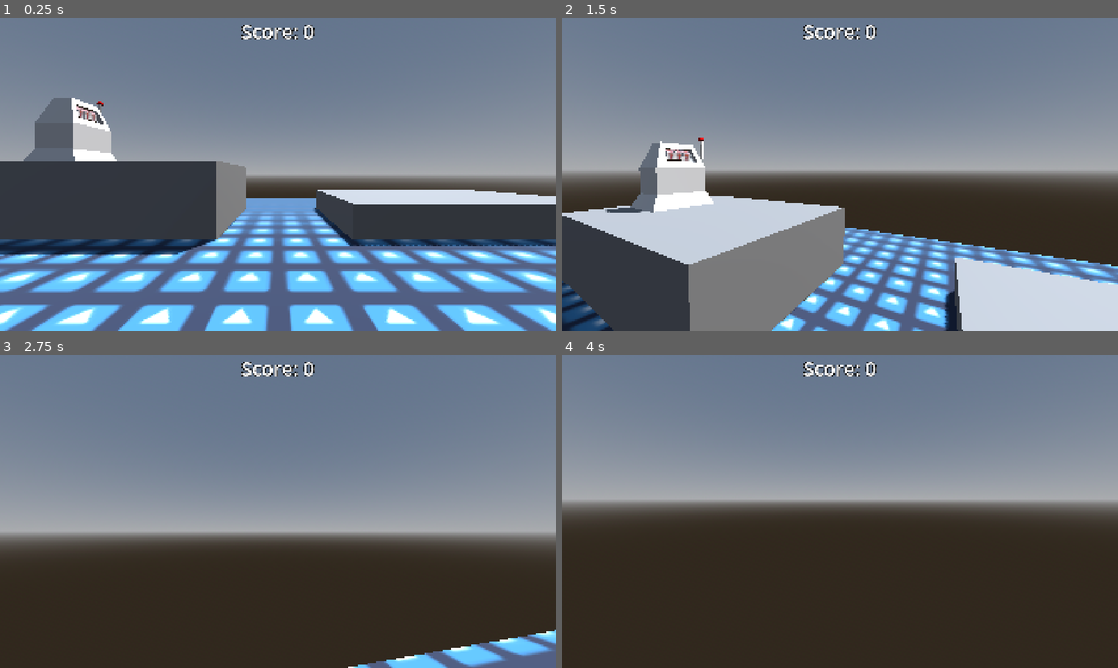
Above: before the commit, frames 1-4 (two rows, left to right).
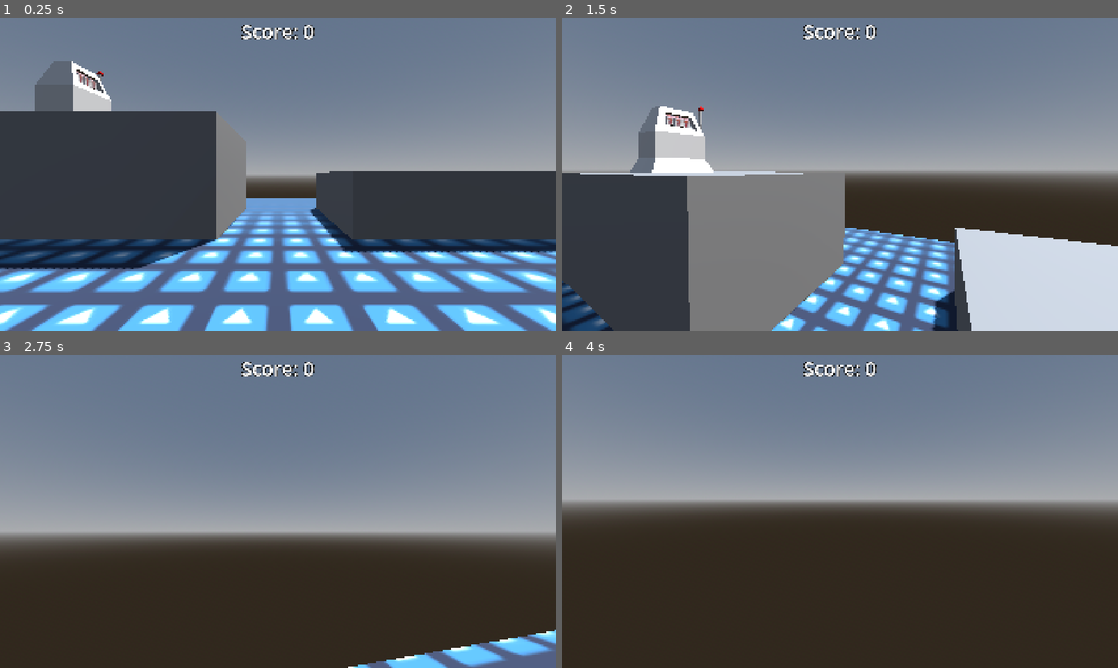
Above: after the commit, the same moments.

Repository: dani3ljh/Gambling-Addiction-Simulator
Game: Godot game, scene res://Scenes/main.tscn
Two runs of this game, one before a commit and one after it. Both use one fixed random seed, a clock stepped at 60 frames per second and the inputs below. The engine's default icon, where the game draws it, is replaced by a stand-in: a white triangle on a blue panel in a dark square.
Inputs (mouse positions are in pixels of both pictures, inside the frame that each line leads up to):
- Up to frame 1 (0.25 s): no input
- Up to frame 2 (1.5 s): tap Enter at 0.5 s; move the mouse to (867, 174) at 0.52 s; hold W (up) from 0.53 s (still down); tap E (interact) at 0.6, 1.35 s; tap Space (jump) at 0.77 s; move the mouse to (812, 174) at 1.27 s
- Up to frame 3 (2.75 s): keep holding W (up); tap Space (jump) at 1.52 s; move the mouse to (289, 505) at 2.02 s; hold Shift (sprint) from 2.03 s (still down); tap E (interact) at 2.3 s
- Up to frame 4 (4 s): keep holding W (up); move the mouse to (834, 517) at 2.77 s; release Shift (sprint) at 2.78 s; tap E (interact) at 2.85, 3.6 s; tap Space (jump) at 3.02, 3.5, 3.77 s; move the mouse to (878, 514) at 3.52 s

The runs differ from the first frame. In frame 1, 15% of the frame differs, in the area x 0-100%, y 13-81%; in frame 2, 16%, in the area x 0-100%, y 28-100%; in frame 3, less than 0.1%; in frame 4, nothing differs.

Commit message:
Updated Interaction

Diff:
--- /dev/null
+++ b/Materials/interact_label_settings.tres
@@ -0,0 +1,7 @@
+[gd_resource type="LabelSettings" format=3 uid="uid://bbmrqsk3161ai"]
+
+[resource]
+font_size = 25
+outline_size = 7
+outline_color = Color(0, 0, 0, 1)
+shadow_size = 0
--- a/Scenes/main.tscn
+++ b/Scenes/main.tscn
@@ -4,6 +4,7 @@
 [ext_resource type="PackedScene" uid="uid://dil1aovsx7tof" path="res://Scenes/player.tscn" id="2_idj7w"]
 [ext_resource type="PackedScene" uid="uid://dto400tit5bg" path="res://Scenes/slot_machine.tscn" id="3_8gbba"]
 [ext_resource type="LabelSettings" uid="uid://cerwtvvilr15d" path="res://Materials/score_label_settings.tres" id="4_jjvhh"]
+[ext_resource type="LabelSettings" uid="uid://bbmrqsk3161ai" path="res://Materials/interact_label_settings.tres" id="5_kry3j"]
 
 [sub_resource type="ProceduralSkyMaterial" id="ProceduralSkyMaterial_idj7w"]
 sky_horizon_color = Color(0.66224277, 0.6717428, 0.6867428, 1)
@@ -22,10 +23,13 @@
 [sub_resource type="QuadMesh" id="QuadMesh_q87bt"]
 orientation = 1
 
-[sub_resource type="BoxShape3D" id="BoxShape3D_bj4t2"]
-size = Vector3(7.921827, 2.1798935, 5.350606)
+[sub_resource type="BoxShape3D" id="BoxShape3D_adp6s"]
+size = Vector3(7.922, 1.9, 5.351)
 
 [sub_resource type="BoxMesh" id="BoxMesh_mqvok"]
+
+[sub_resource type="BoxShape3D" id="BoxShape3D_bj4t2"]
+size = Vector3(7.922, 3.531, 5.351)
 
 [node name="Main" type="Node3D" unique_id=1729802106]
 
@@ -48,32 +52,32 @@
 mesh = SubResource("QuadMesh_q87bt")
 
 [node name="Box" type="StaticBody3D" parent="." unique_id=144041345]
-transform = Transform3D(1, 0, 0, 0, 1, 0, 0, 0, 1, 6.012386, 0.5, -8.265583)
+transform = Transform3D(1, 0, 0, 0, 1, 0, 0, 0, 1, 6.012386, 0.95000005, -8.265583)
 metadata/_edit_group_ = true
 
 [node name="CollisionShape3D" type="CollisionShape3D" parent="Box" unique_id=1942860913]
-shape = SubResource("BoxShape3D_bj4t2")
+shape = SubResource("BoxShape3D_adp6s")
 
 [node name="MeshInstance3D" type="MeshInstance3D" parent="Box" unique_id=1464871182]
-transform = Transform3D(7.921827, 0, 0, 0, 1, 0, 0, 0, 5.350606, 0, 0, 0)
+transform = Transform3D(7.922, 0, 0, 0, 1.9, 0, 0, 0, 5.351, 0, 0, 0)
 mesh = SubResource("BoxMesh_mqvok")
 
 [node name="Box2" type="StaticBody3D" parent="." unique_id=1449580435]
-transform = Transform3D(1, 0, 0, 0, 1, 0, 0, 0, 1, -5.6467586, 1.0899467, -8.265583)
+transform = Transform3D(1, 0, 0, 0, 1, 0, 0, 0, 1, -5.6467586, 1.7655, -8.265583)
 metadata/_edit_group_ = true
 
 [node name="CollisionShape3D" type="CollisionShape3D" parent="Box2" unique_id=272852699]
 shape = SubResource("BoxShape3D_bj4t2")
 
 [node name="MeshInstance3D" type="MeshInstance3D" parent="Box2" unique_id=721215766]
-transform = Transform3D(7.921827, 0, 0, 0, 2.1798935, 0, 0, 0, 5.350606, 0, 0, 0)
+transform = Transform3D(7.922, 0, 0, 0, 3.531, 0, 0, 0, 5.351, 0, 0, 0)
 mesh = SubResource("BoxMesh_mqvok")
 
 [node name="Player" parent="." unique_id=777310218 instance=ExtResource("2_idj7w")]
 transform = Transform3D(1, 0, 0, 0, 1, 0, 0, 0, 1, 0, 1, 0)
 
 [node name="Slot Machine" parent="." unique_id=1946949609 instance=ExtResource("3_8gbba")]
-transform = Transform3D(0.36373574, 0, 0, 0, 0.36373574, 0, 0, 0, 0.36373574, -8.045744, 2.1812258, -8.177565)
+transform = Transform3D(0.36373574, 0, 0, 0, 0.36373574, 0, 0, 0, 0.36373574, -8.045744, 3.532332, -8.177565)
 
 [node name="CanvasGroup" type="CanvasGroup" parent="." unique_id=842416211]
 
@@ -87,3 +91,17 @@
 text = "Score: 0"
 label_settings = ExtResource("4_jjvhh")
 horizontal_alignment = 1
+
+[node name="InteractLabel" type="Label" parent="CanvasGroup" unique_id=1449186368]
+visible = false
+anchors_preset = 15
+anchor_right = 1.0
+anchor_bottom = 1.0
+offset_right = 1920.0
+offset_bottom = 1080.0
+grow_horizontal = 2
+grow_vertical = 2
+text = "Press E to interact"
+label_settings = ExtResource("5_kry3j")
+horizontal_alignment = 1
+vertical_alignment = 1
--- a/Scenes/player.tscn
+++ b/Scenes/player.tscn
@@ -9,7 +9,6 @@
 [node name="Player" type="CharacterBody3D" unique_id=777310218]
 collision_layer = 2
 script = ExtResource("1_v0iea")
-air_control = 20.0
 
 [node name="MeshInstance3D" type="MeshInstance3D" parent="." unique_id=1492286526]
 mesh = SubResource("CapsuleMesh_f60y1")
--- a/Scenes/slot_machine.gd
+++ b/Scenes/slot_machine.gd
@@ -1,13 +1,18 @@
 extends Node3D
 
+# slots
 @onready var slot1: Node3D = $Slot1
 @onready var slot2: Node3D = $Slot2
 @onready var slot3: Node3D = $Slot3
 
+# local objects
 @onready var interact_area: Area3D = $Interact
+@onready var animation_player = $"Slot Machine Arm/AnimationPlayer"
+
+# global objects
 @onready var player: Node3D = $"../Player"
 @onready var score_label: Label = $"../CanvasGroup/ScoreLabel"
-@onready var animation_player = $"Slot Machine Arm/AnimationPlayer"
+@onready var interact_label: Label = $"../CanvasGroup/InteractLabel"
 
 enum Symbol {
 	SEVEN,
@@ -27,9 +32,20 @@
 var slots_spinning: int = 0
 var score: int = 0
 
+func _ready():
+	interact_label.visible = false
+
 # Called every frame. 'delta' is the elapsed time since the previous frame.
 func _process(_delta):
-	if Input.is_action_just_pressed("interact") and interact_area.get_overlapping_bodies().has(player) and slots_spinning <= 0:
+	# 0 degrees is facing negative z
+	var facing: Vector2 = Vector2(-sin(player.head.rotation.y), -cos(player.head.rotation.y))
+	var direction: Vector3 = player.position.direction_to(position)
+	var dot: float = facing.dot(Vector2(direction.x, direction.z))
+
+	var is_interactable: bool = dot > 0 and slots_spinning <= 0 and interact_area.get_overlapping_bodies().has(player)
+	interact_label.visible = is_interactable
+
+	if is_interactable and Input.is_action_just_pressed("interact"):
 		roll_slots()
 
 	for slot in slots:
--- a/Scenes/slot_machine.tscn
+++ b/Scenes/slot_machine.tscn
@@ -16,8 +16,9 @@
 [sub_resource type="QuadMesh" id="QuadMesh_20cm6"]
 size = Vector2(0.45, 0.755)
 
-[sub_resource type="BoxShape3D" id="BoxShape3D_mqvok"]
-size = Vector3(9.500397, 10.613159, 10.147461)
+[sub_resource type="CylinderShape3D" id="CylinderShape3D_adp6s"]
+height = 8.534918
+radius = 7.897461
 
 [sub_resource type="Animation" id="Animation_pxobf"]
 length = 0.001
@@ -189,8 +190,8 @@
 collision_mask = 2
 
 [node name="CollisionShape3D" type="CollisionShape3D" parent="Interact" index="0" unique_id=513056321]
-transform = Transform3D(1, 0, 0, 0, 1, 0, 0, 0, 1, 0.02418518, 5.3031616, 0.32958984)
-shape = SubResource("BoxShape3D_mqvok")
+transform = Transform3D(1, 0, 0, 0, 1, 0, 0, 0, 1, 0, 4.266959, 0)
+shape = SubResource("CylinderShape3D_adp6s")
 
 [node name="Slot Machine Arm" parent="." index="6" unique_id=2020385602 instance=ExtResource("8_pxobf")]
 transform = Transform3D(-7.7987625e-09, -0.17841488, 0, 0.17841488, -7.7987625e-09, 0, 0, 0, 0.17841488, 0, 5.0905232, -2.0873213)
--- a/Scripts/player.gd
+++ b/Scripts/player.gd
@@ -12,7 +12,7 @@
 @export var sprint_speed: float = 10
 @export var walk_speed: float = 5
 @export var acceleration: float = 60
-@export var air_control: float = 5
+@export var air_control: float = 20
 @export var air_resistance: float = 2
 
 @onready var head = $Head
Not shown, added: Slots Data.ods
